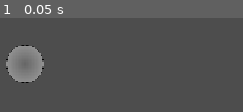
Above: before the commit, frame 1.
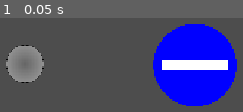
Above: after the commit, the same moment.

Repository: KendeTelbisz/godot_game
Game: Godot game, scene res://scenes/node_2d.tscn
Two runs of this game, one before a commit and one after it. Both use one fixed random seed, a clock stepped at 60 frames per second and the inputs below.
Inputs:
- Up to frame 1 (0.05 s): no input

The runs differ from the first frame. In frame 1, 24% of the frame differs, in the area x 62-98%, y 6-94%.

Commit message:
adding the magnet sensor

Diff:
--- a/game/scenes/node_2d.tscn
+++ b/game/scenes/node_2d.tscn
@@ -1,14 +1,18 @@
 [gd_scene format=3 uid="uid://dxllcsff00ecp"]
 
+[ext_resource type="Texture2D" uid="uid://b7rf61t1bsl6r" path="res://assets/object-NEG.svg" id="1_6e84v"]
 [ext_resource type="Texture2D" uid="uid://ctqlyjfiprucf" path="res://assets/player.svg" id="2_4dvvg"]
 
 [sub_resource type="CircleShape2D" id="CircleShape2D_efyvp"]
 radius = 182.84967
 
+[sub_resource type="CircleShape2D" id="CircleShape2D_ytkqx"]
+radius = 12781.364
+
+[sub_resource type="CircleShape2D" id="CircleShape2D_6e84v"]
+radius = 396.4669
+
 [node name="Node2D" type="Node2D" unique_id=2050736834]
-
-[node name="Camera2D" type="Camera2D" parent="." unique_id=1484656693]
-zoom = Vector2(0.15, 0.15)
 
 [node name="CharacterBody2D" type="CharacterBody2D" parent="." unique_id=1612839325]
 
@@ -18,8 +22,21 @@
 [node name="Sprite2D" type="Sprite2D" parent="CharacterBody2D" unique_id=1871983777]
 texture = ExtResource("2_4dvvg")
 
-[node name="Area2D" type="Area2D" parent="." unique_id=1326027472]
+[node name="Camera2D" type="Camera2D" parent="CharacterBody2D" unique_id=1484656693]
+zoom = Vector2(0.15, 0.15)
 
-[node name="Sprite2D" type="Sprite2D" parent="Area2D" unique_id=1655955701]
+[node name="magnetSensor" type="Area2D" parent="CharacterBody2D" unique_id=769077281]
 
-[node name="CollisionShape2D" type="CollisionShape2D" parent="Area2D" unique_id=1785998965]
+[node name="CollisionShape2D" type="CollisionShape2D" parent="CharacterBody2D/magnetSensor" unique_id=344913844]
+scale = Vector2(0.76, 0.76000047)
+shape = SubResource("CircleShape2D_ytkqx")
+
+[node name="Magnet-001" type="Area2D" parent="." unique_id=1326027472]
+position = Vector2(1631, 12)
+
+[node name="Sprite2D" type="Sprite2D" parent="Magnet-001" unique_id=1655955701]
+texture = ExtResource("1_6e84v")
+
+[node name="CollisionShape2D" type="CollisionShape2D" parent="Magnet-001" unique_id=1785998965]
+shape = SubResource("CircleShape2D_6e84v")
+debug_color = Color(0.994831, 0, 0.22318771, 0.41960785)
